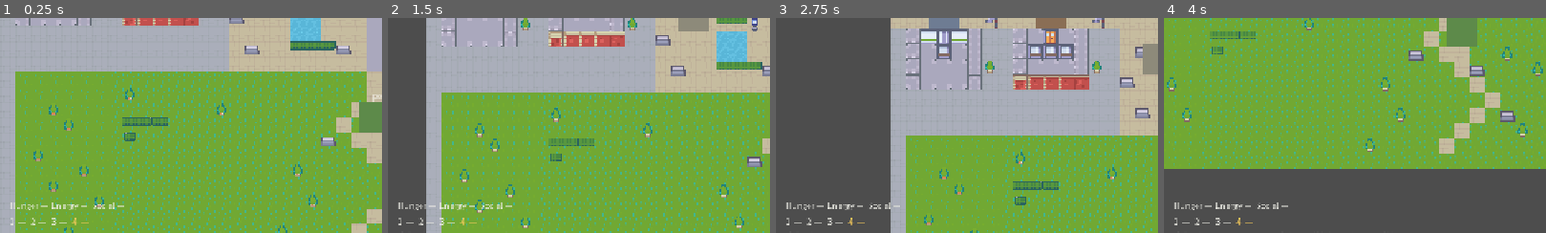
Above: before the commit, frames 1-4 (left to right).
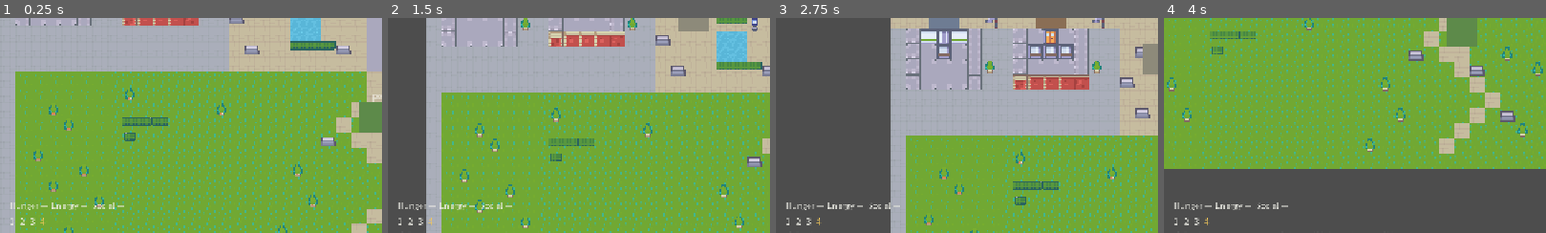
Above: after the commit, the same moments.

Repository: NYCU-Police/BI_Town
Game: Godot game, scene res://scenes/main.tscn
The game is run twice, just before and just after one commit, with the same random seed, the same clock (stepped at 60 frames per second) and the same inputs.
Inputs (mouse positions are % of the whole screen's width and height, from its top left):
- Up to frame 1 (0.25 s): no input
- Up to frame 2 (1.5 s): tap Enter at 0.5 s; drag from (86, 70) to (60, 28) at 0.52 s; tap Space at 1.25 s; drag from (30, 55) to (45, 70) at 1.27 s
- Up to frame 3 (2.75 s): tap Enter at 2 s; move the mouse to (60, 28) at 2.02 s; tap 3 at 2.1 s; click (60, 28) at 2.17 s
- Up to frame 4 (4 s): tap Space at 2.75 s; drag from (45, 70) to (20, 35) at 2.77 s; tap Enter at 3.5 s; move the mouse to (80, 65) at 3.52 s; tap E at 3.6 s; click (80, 65) at 3.67 s
The pictures show only the part of the screen within x 0-50%, y 45-95%; the shares and areas given below are measured in that part.

The runs differ from the first frame. In frame 1, 0.2% of the frame differs, in the area x 4-24%, y 92-97%; in frame 2, 0.1%; in frame 3, 0.2%; in frame 4, 0.2%.

Commit message:
fix: draw hotbar icons through the visual binder
Tool and item slots now ask for tool.<id> and item.<id> instead of embedding art paths.

Co-authored-by: Cursor <cursoragent@cursor.com>

Diff:
--- a/game/scripts/hud.gd
+++ b/game/scripts/hud.gd
@@ -28,7 +28,7 @@
 	_agents_label.text = "Agents: 0"
 	_needs_label.text = "Hunger —  Energy —  Social —"
 	_intent_label.text = ""
-	set_hotbar(["1 —", "2 —", "3 —", "4 —"])
+	set_hotbar(["", "", "", ""])
 	_request_health()
 
 
@@ -224,12 +224,22 @@
 	return commit
 
 
-func set_hotbar(labels: Array) -> void:
+func set_hotbar(content_ids: Array) -> void:
 	for index in _slot_labels.size():
-		var text := "—"
-		if index < labels.size():
-			text = str(labels[index])
-		_slot_labels[index].text = text
+		var slot: Label = _slot_labels[index]
+		var content_id := ""
+		if index < content_ids.size():
+			content_id = str(content_ids[index])
+		slot.text = "%d" % [index + 1]
+		if content_id.is_empty():
+			var icon := slot.get_node_or_null("Icon")
+			if icon != null:
+				icon.queue_free()
+			var fallback := slot.get_node_or_null("Fallback")
+			if fallback != null:
+				fallback.queue_free()
+			continue
+		VisualBinder.apply_icon(slot, content_id)
 
 
 func set_needs(hunger: int, energy: int, social: int) -> void:
--- a/game/scripts/player_input.gd
+++ b/game/scripts/player_input.gd
@@ -2,11 +2,6 @@
 
 const _CLICK_RADIUS := 56.0
 const _FOOD := {"bread": true}
-const _ITEM_NAMES := {
-	"bread": "麵包",
-	"wood": "木材",
-	"watering_can": "澆水壺",
-}
 const _REASONS := {
 	"not_here": "還不在同一個地方",
 	"nothing_here": "這裡沒有那樣東西",
@@ -133,17 +128,15 @@
 func _refresh_hotbar() -> void:
 	if not _hud.has_method("set_hotbar"):
 		return
-	var labels: Array[String] = []
+	var content_ids: Array[String] = []
 	for index in 3:
 		var tool := ""
 		if index < _tools.size():
 			tool = str(_tools[index])
-		var tool_name := str(_ITEM_NAMES.get(tool, tool)) if not tool.is_empty() else "—"
-		labels.append("%d %s" % [index + 1, tool_name])
+		content_ids.append("tool.%s" % tool if not tool.is_empty() else "")
 	var selected := _selected_id()
-	var selected_name := str(_ITEM_NAMES.get(selected, selected)) if not selected.is_empty() else "—"
-	labels.append("4 %s" % selected_name)
-	_hud.set_hotbar(labels)
+	content_ids.append("item.%s" % selected if not selected.is_empty() else "")
+	_hud.set_hotbar(content_ids)
 
 
 func _click_move() -> void:
Not shown, changed: docs/ART.md
